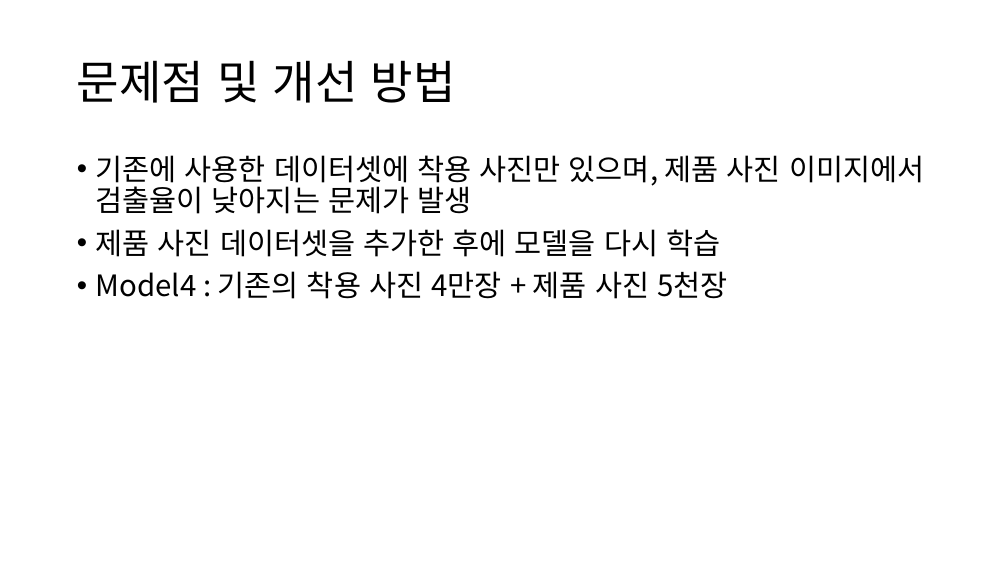
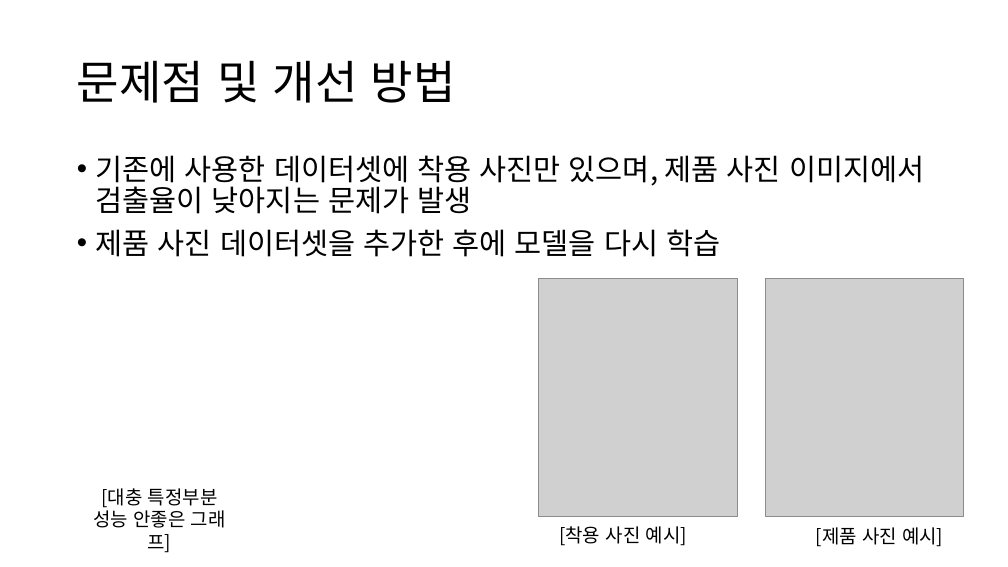
Before and after one commit to Playdata-G-DA35/DA35-final-team2-Item_Classification_RPA, a slide deck: slide 15 of documents/Clothes Detection 모델 보고서.pptx (slide 13 before the commit). Drawn at 1008x567 pixels with LibreOffice and Linux fonts; fonts in the diff are those of the drawing; grey boxes stand for pictures. Boxes give left, top, right and bottom in pixels: in the first picture for what was removed or moved away, otherwise in the second. Text is boxed around its words. In the diff, an @@ line names an element or a change of style, - is before the commit and + after.

```diff
--- a/documents/Clothes Detection 모델 보고서.pptx
+++ b/documents/Clothes Detection 모델 보고서.pptx
@@ text at [96, 271, 727, 299]: paragraph removed @@
-• Model4 : 기존의 착용 사진 4만장 + 제품 사진 5천장
@@ picture added at [539, 278, 737, 516] @@
@@ picture added at [765, 279, 963, 517] @@
@@ text added at [93, 488, 226, 553], 18 pt, text #000000 @@
+[대충 특정부분 성능 안좋은 그래프]
@@ text added at [559, 526, 687, 546], 18 pt, text #000000 @@
+[착용 사진 예시]
@@ text added at [816, 527, 943, 547], 18 pt, text #000000 @@
+[제품 사진 예시]
```
Also in this commit, not shown: 7 other slides changed, 4 slides added, 1 slide removed, 1 other file.
